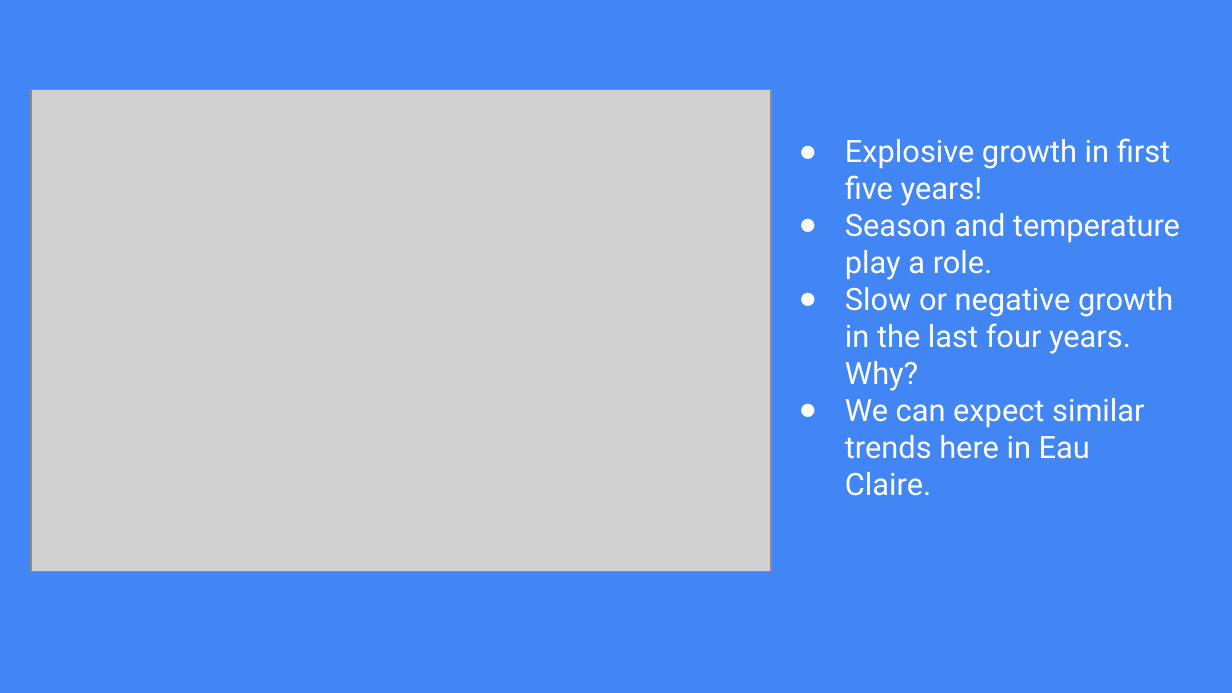
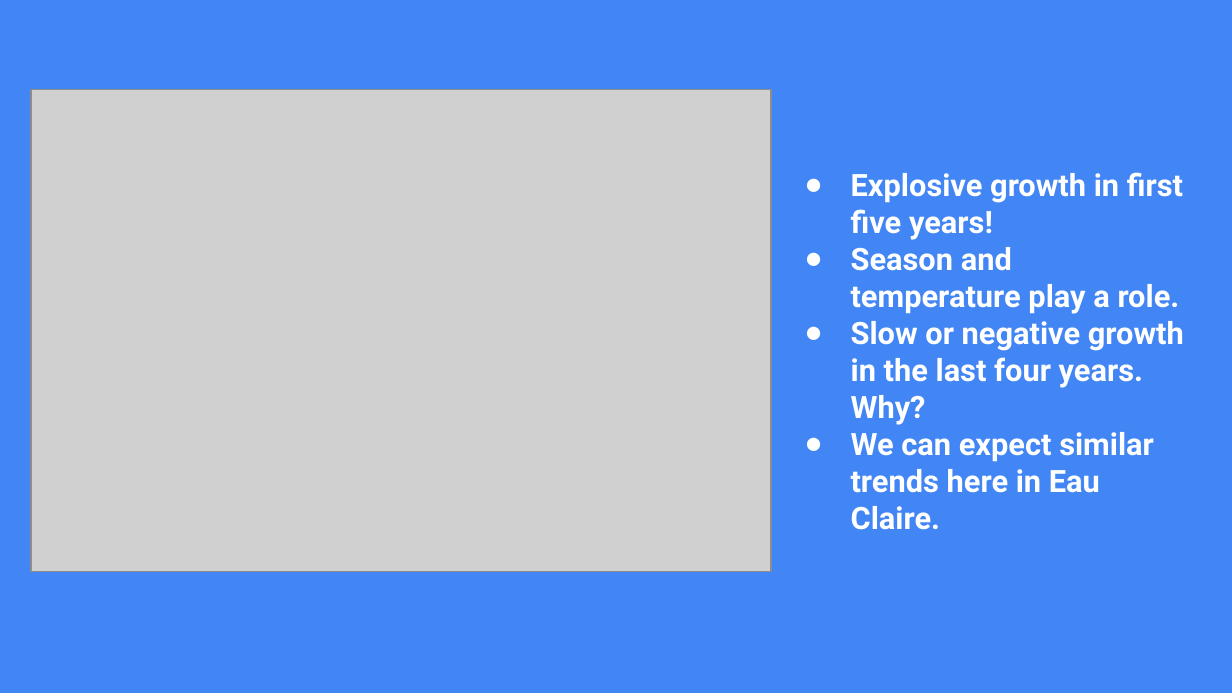
Before and after one commit to tdrygg/Group-Project, a slide deck: slide 5 of Patterns_In_NiceRide_Group6_Final.pptx. Drawn at 1232x693 pixels with LibreOffice and Linux fonts; fonts in the diff are those of the drawing; grey boxes stand for pictures. Boxes give left, top, right and bottom in pixels: in the first picture for what was removed or moved away, otherwise in the second. Text is boxed around its words. In the diff, an @@ line names an element or a change of style, - is before the commit and + after.

```diff
--- a/Patterns_In_NiceRide_Group6_Final.pptx
+++ b/Patterns_In_NiceRide_Group6_Final.pptx
@@ text "Explosive growth in first five ...": place and size @@
-text "Explosive growth in first five ..." at box(845, 138, 1180, 496)
+text "Explosive growth in first five ..." at box(851, 172, 1184, 530)
@@ text "Explosive growth in first five ..." at box(851, 172, 1184, 530): bold on @@
```
Also in this commit, not shown: 7 other slides changed.
